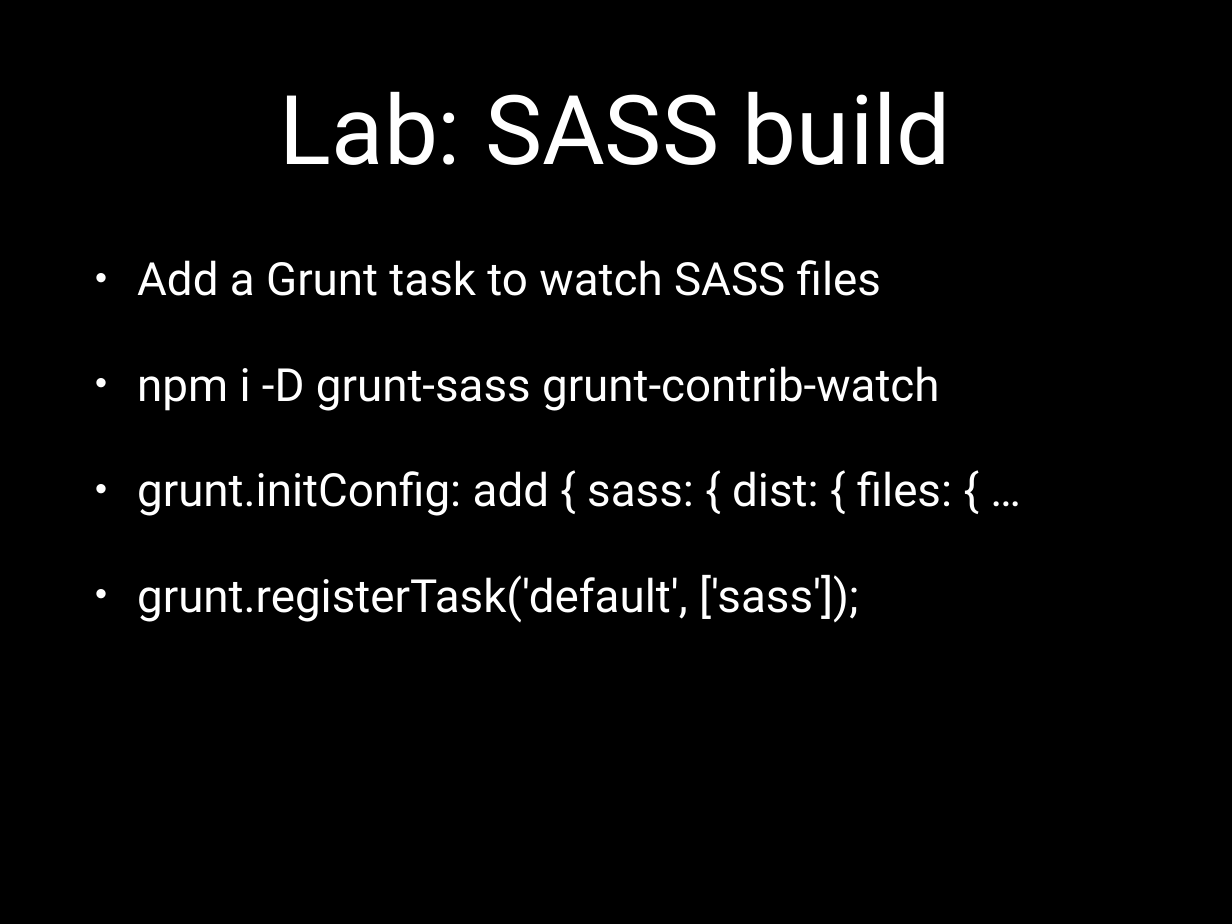
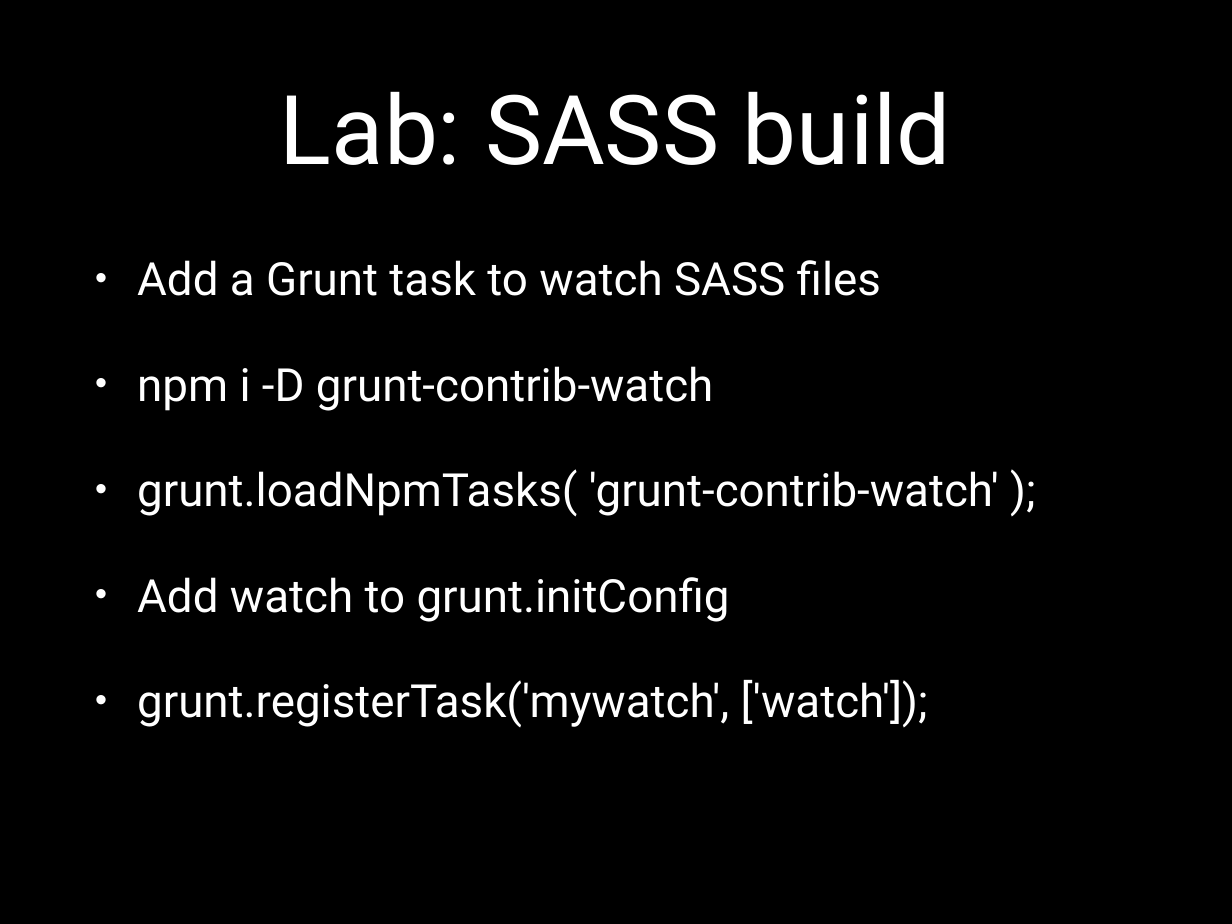
Before and after one commit to eliasjames/training-web-dev, a slide deck: slide 36 of intermediate-front-end/slides/powerpoint/day2.pptx (slide 28 before the commit). Drawn at 1232x924 pixels with LibreOffice and Linux fonts; fonts in the diff are those of the drawing. Boxes give left, top, right and bottom in pixels: in the first picture for what was removed or moved away, otherwise in the second. Text is boxed around its words. In the diff, an @@ line names an element or a change of style, - is before the commit and + after.

```diff
--- a/intermediate-front-end/slides/powerpoint/day2.pptx
+++ b/intermediate-front-end/slides/powerpoint/day2.pptx
@@ text at (137,366,999,727): text changed @@
-• npm i -D grunt-sass grunt-contrib-watch
-• grunt.initConfig: add { sass: { dist: { files: { …
-• grunt.registerTask('default', ['sass']);
+• npm i -D grunt-contrib-watch
+• grunt.loadNpmTasks( 'grunt-contrib-watch' );
+• Add watch to grunt.initConfig
+• grunt.registerTask('mywatch', ['watch']);
```
Also in this commit, not shown: 8 other slides changed, 9 slides added, 1 slide removed, 3 other files.
